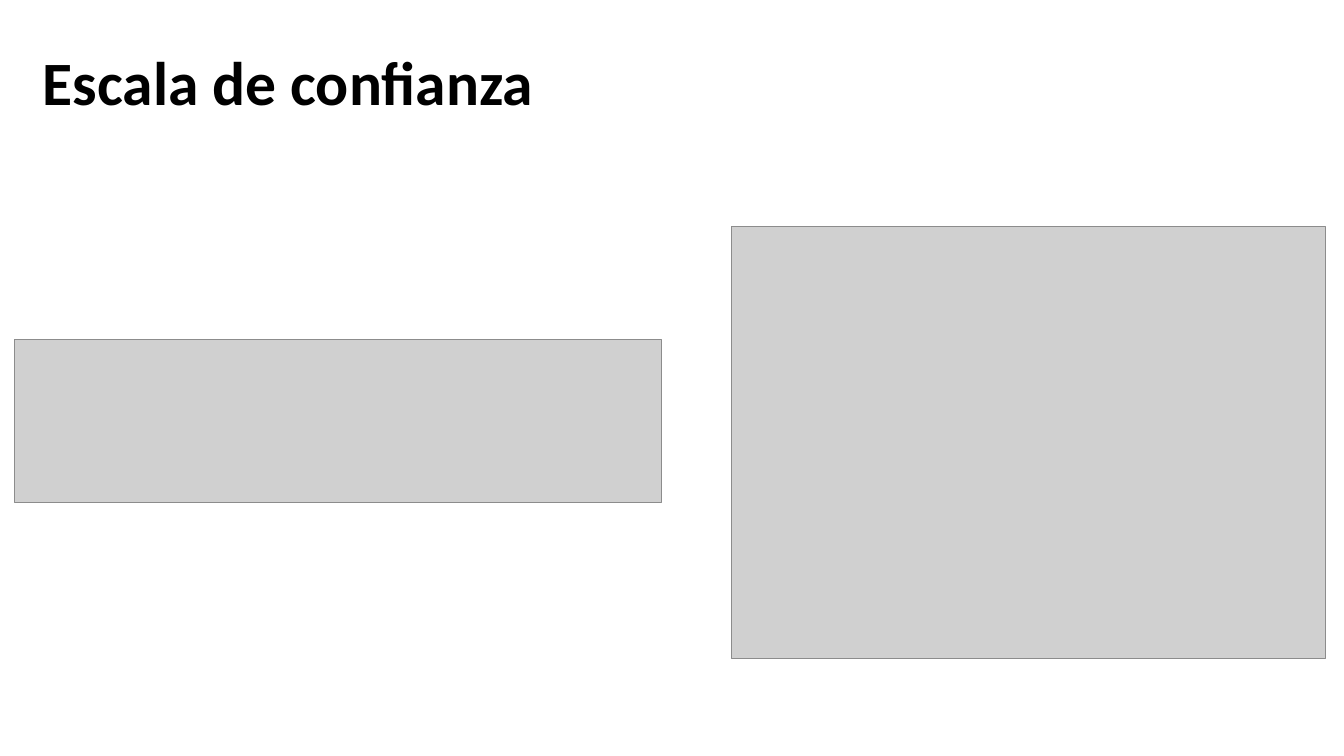
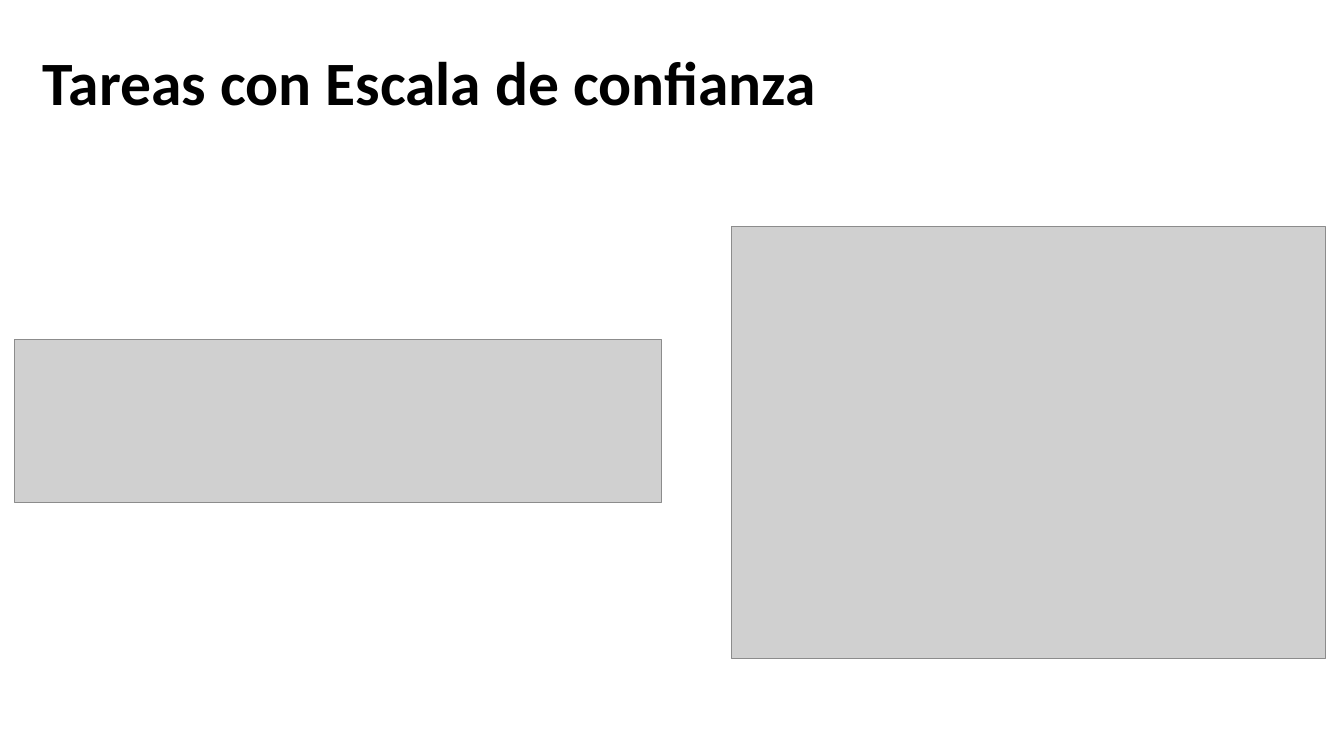
Before and after one commit to Adrifelcha/Adrifelcha, a slide deck: slide 19 of Tesis/Presentaciones/FINAL_Seminario.pptx (slide 24 before the commit). Drawn at 1344x756 pixels with LibreOffice and Linux fonts; fonts in the diff are those of the drawing; grey boxes stand for pictures. Boxes give left, top, right and bottom in pixels: in the first picture for what was removed or moved away, otherwise in the second. Text is boxed around its words. In the diff, an @@ line names an element or a change of style, - is before the commit and + after.

```diff
--- a/Tesis/Presentaciones/FINAL_Seminario.pptx
+++ b/Tesis/Presentaciones/FINAL_Seminario.pptx
@@ title at (43, 61, 816, 106): text changed @@
-Escala de confianza
+Tareas con Escala de confianza
```
Also in this commit, not shown: 13 other slides changed, 8 slides added, 17 slides removed, 1 other file.
